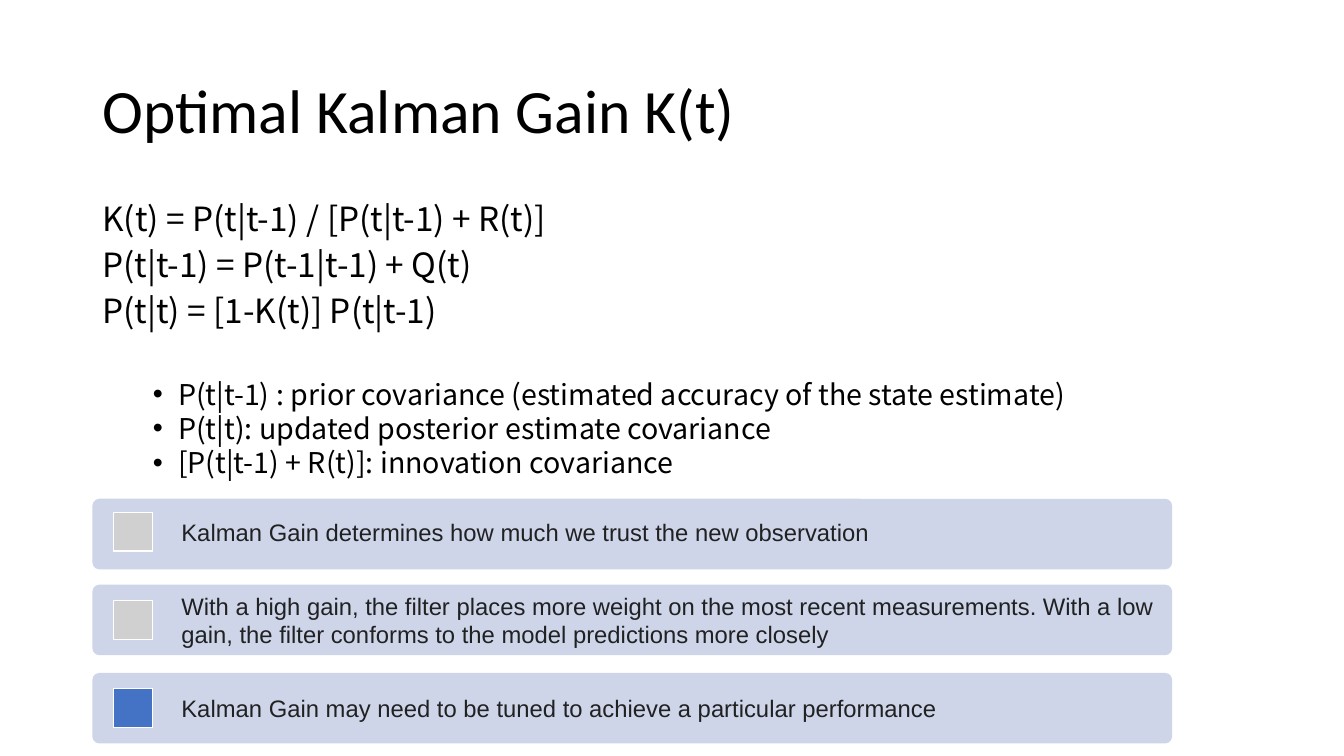
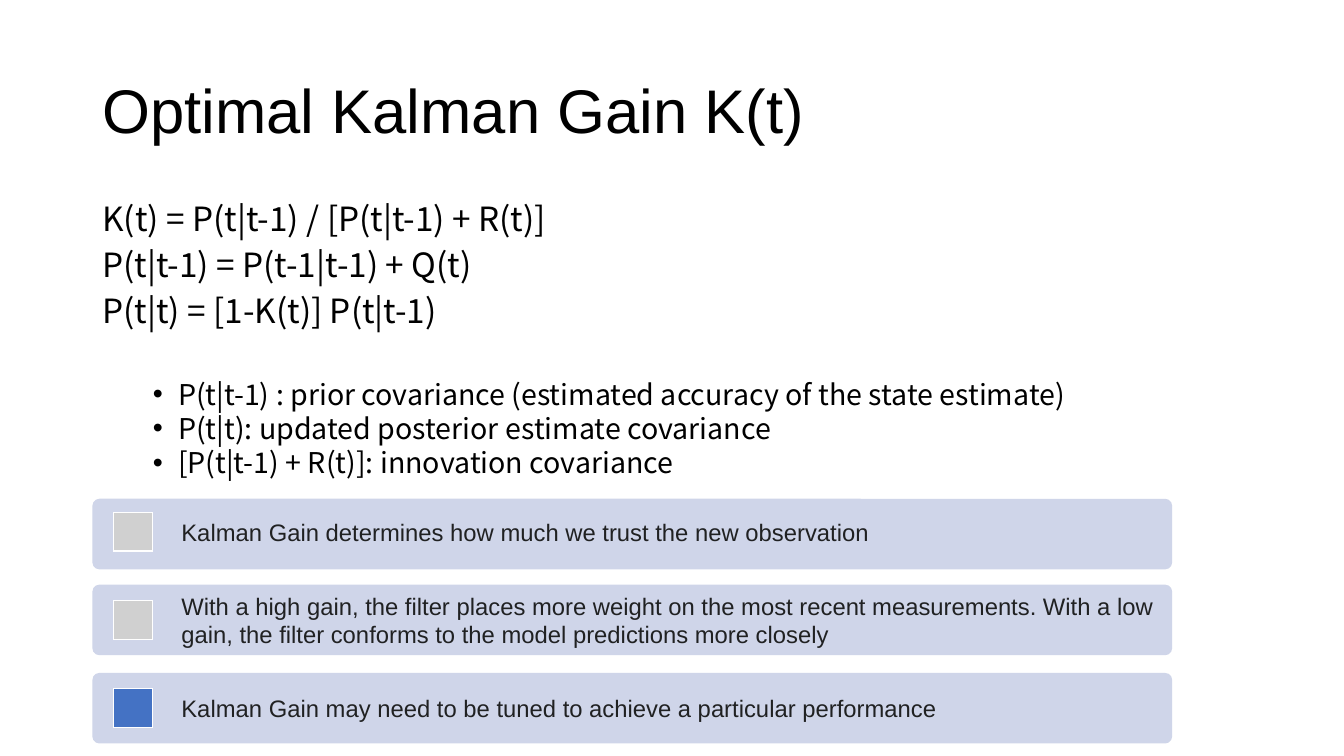
Before and after one commit to BilalBAI/sample-market-making-agent, a slide deck: slide 6 of Kalman_Filter_and_AS_MM_model.pptx. Drawn at 1344x756 pixels with LibreOffice and Linux fonts; fonts in the diff are those of the drawing; grey boxes stand for pictures. Boxes give left, top, right and bottom in pixels: in the first picture for what was removed or moved away, otherwise in the second. Text is boxed around its words. In the diff, an @@ line names an element or a change of style, - is before the commit and + after.

```diff
--- a/Kalman_Filter_and_AS_MM_model.pptx
+++ b/Kalman_Filter_and_AS_MM_model.pptx
@@ title "Optimal Kalman Gain K(t)" at [102, 88, 804, 145]: font Calibri to Arial @@
```
Also in this commit, not shown: 9 other slides changed, 1 other file.
